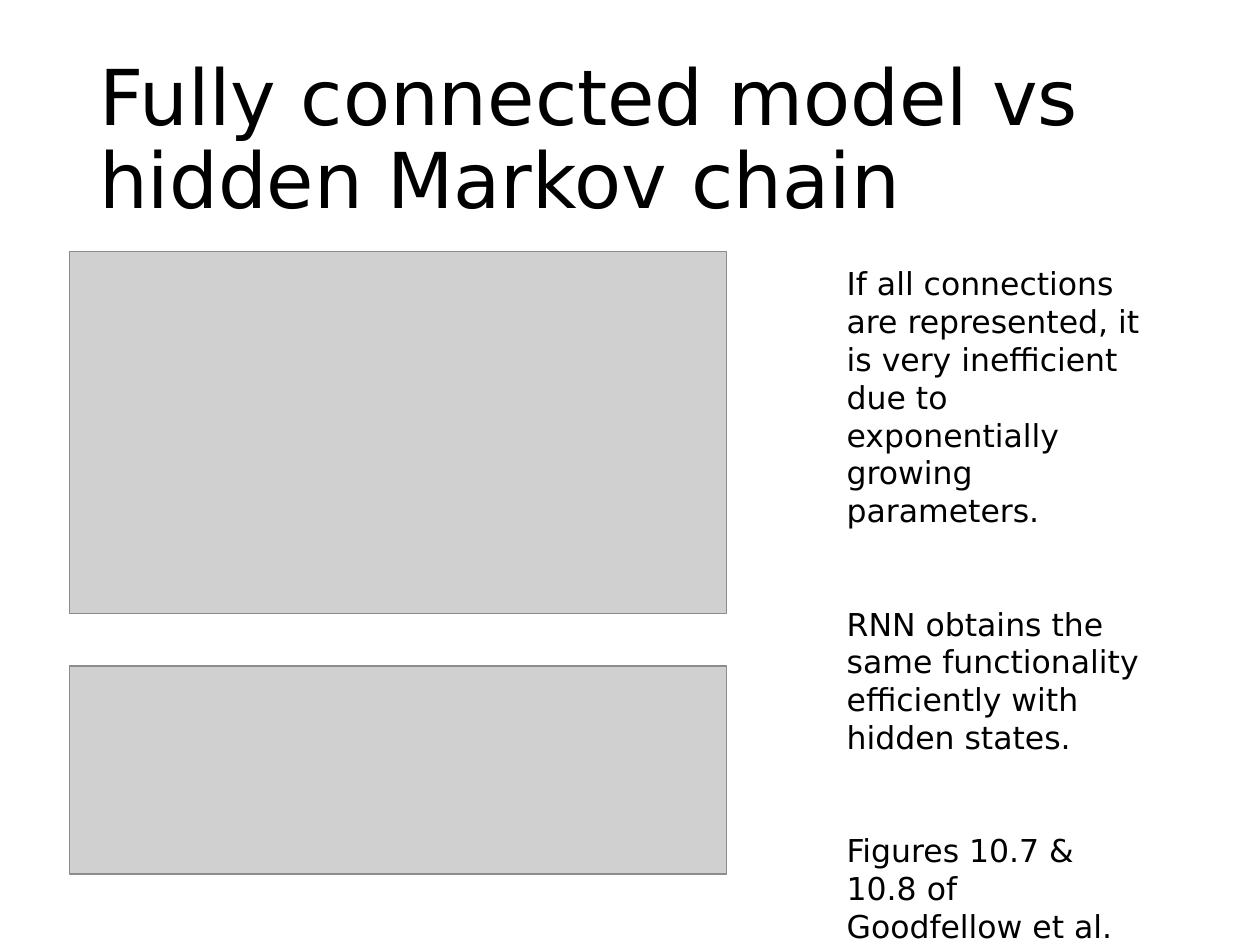
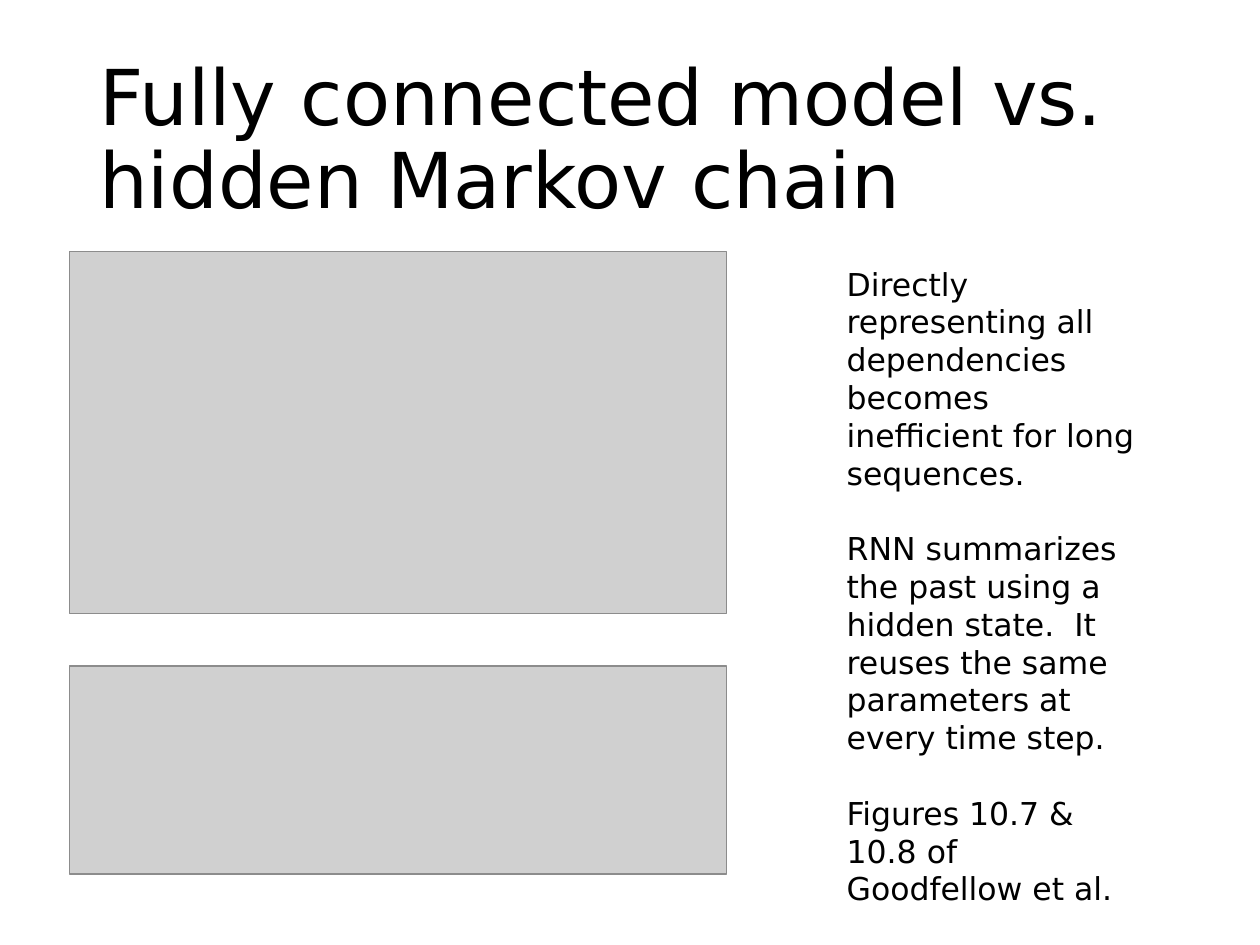
Before and after one commit to phywjs/phywjs.github.io, a slide deck: slide 9 of AIS5103/ML-slide-8.pptx (slide 7 before the commit). Drawn at 1260x945 pixels with LibreOffice and Linux fonts; fonts in the diff are those of the drawing; grey boxes stand for pictures. Boxes give left, top, right and bottom in pixels: in the first picture for what was removed or moved away, otherwise in the second. Text is boxed around its words. In the diff, an @@ line names an element or a change of style, - is before the commit and + after.

```diff
--- a/AIS5103/ML-slide-8.pptx
+++ b/AIS5103/ML-slide-8.pptx
@@ title at bbox=[99, 66, 1102, 209]: text changed @@
-Fully connected model vs hidden Markov chain
+Fully connected model vs. hidden Markov chain
@@ text at bbox=[847, 272, 1134, 756]: text changed @@
-If all connections are represented, it is very inefficient due to exponentially growing parameters.
-RNN obtains the same functionality efficiently with hidden states.
+Directly representing all dependencies becomes inefficient for long sequences.
+RNN summarizes the past using a hidden state. It reuses the same parameters at every time step.
```
Also in this commit, not shown: 9 other slides changed, 5 slides added, 2 other files.
